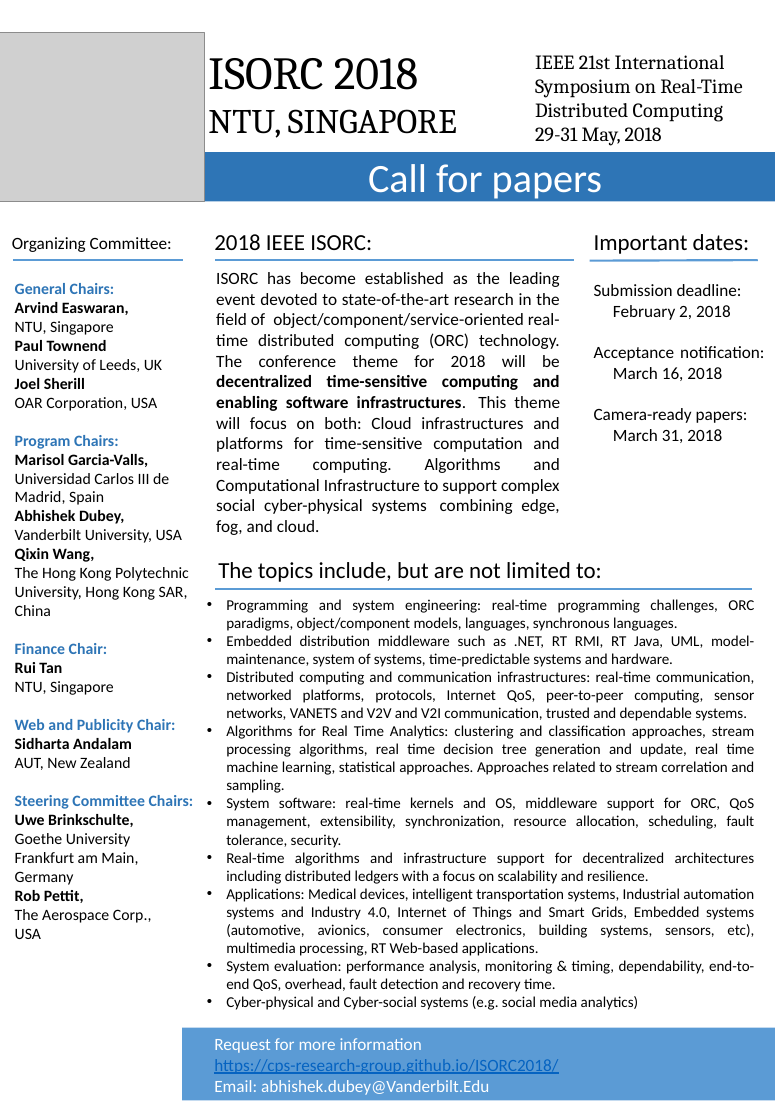
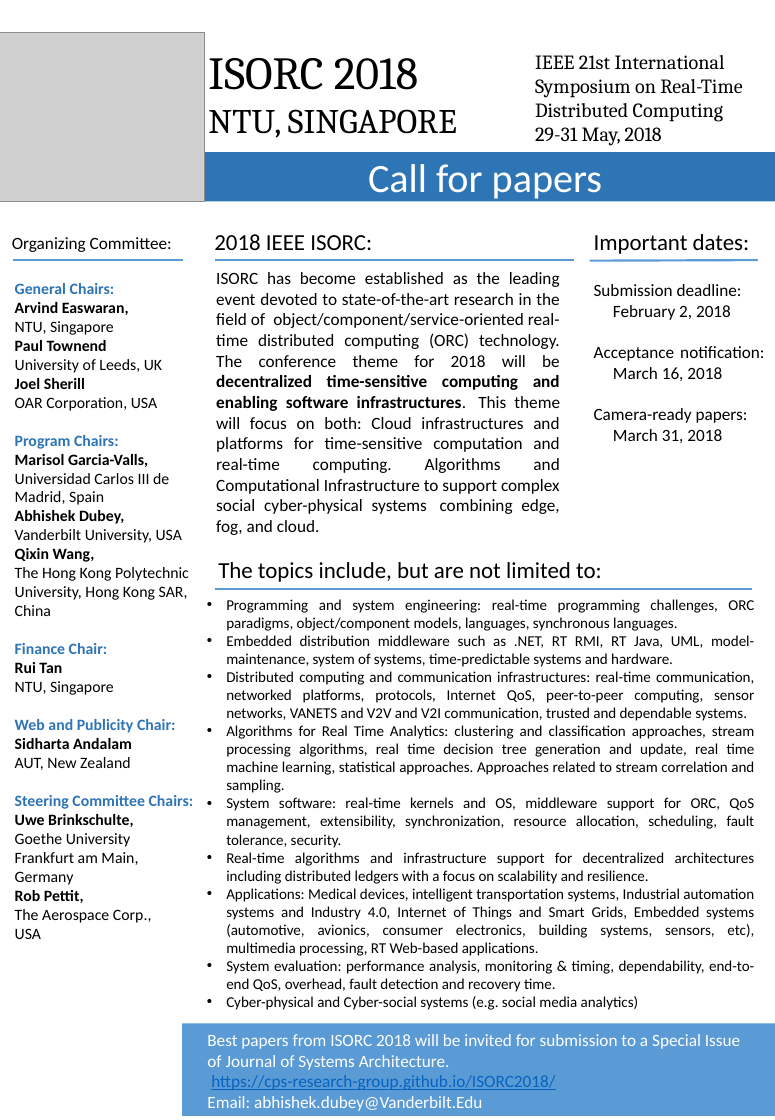
Before and after one commit to CPS-research-group/ISORC2018, a slide deck: slide 1 of resources/ISORC2018_CFP.pptx. Drawn at 775x1120 pixels with LibreOffice and Linux fonts; fonts in the diff are those of the drawing; grey boxes stand for pictures. Boxes give left, top, right and bottom in pixels: in the first picture for what was removed or moved away, otherwise in the second. Text is boxed around its words. In the diff, an @@ line names an element or a change of style, - is before the commit and + after.

Commit message:
special issue

```diff
--- a/resources/ISORC2018_CFP.pptx
+++ b/resources/ISORC2018_CFP.pptx
@@ rectangle: place and size @@
-rectangle at <box>182,1027,775,1100</box>
+rectangle at <box>182,1023,775,1115</box>
@@ text "Best papers from ISORC 2018 ...": place and size @@
-text "Best papers from ISORC 2018 ..." at <box>214,1038,558,1095</box>
+text "Best papers from ISORC 2018 ..." at <box>207,1034,740,1111</box>
@@ text at <box>207,1034,740,1070</box>: text changed @@
-Request for more information
+Best papers from ISORC 2018 will be invited for submission to a Special Issue
+of Journal of Systems Architecture.
```
Also in this commit, not shown: 3 other files.
